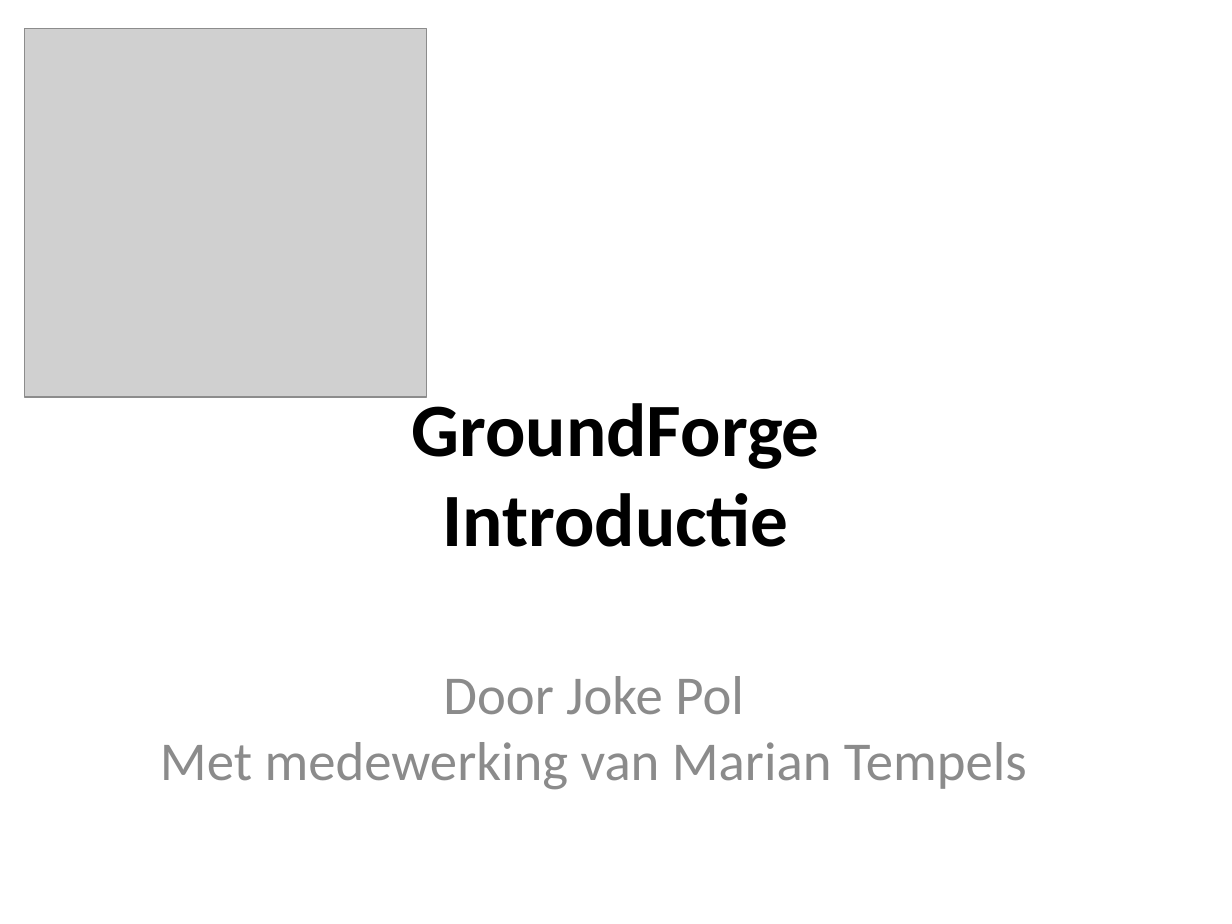
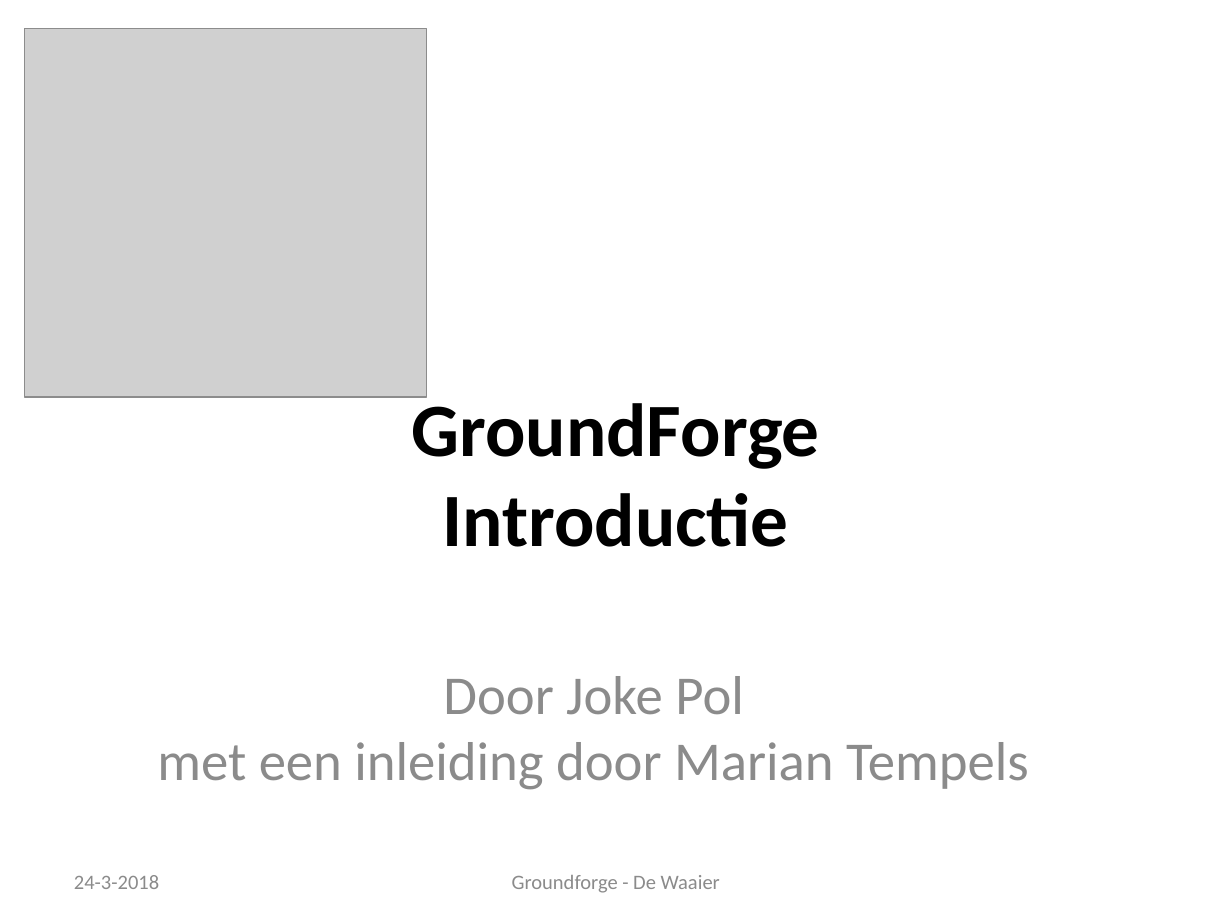
Before and after one commit to d-bl/GroundForge-help, a slide deck: slide 1 of docs/help/NL.pptx. Drawn at 1232x924 pixels with LibreOffice and Linux fonts; fonts in the diff are those of the drawing; grey boxes stand for pictures; background and template pictures are left out. Boxes give left, top, right and bottom in pixels: in the first picture for what was removed or moved away, otherwise in the second. Text is boxed around its words. In the diff, an @@ line names an element or a change of style, - is before the commit and + after.

```diff
--- a/docs/help/NL.pptx
+++ b/docs/help/NL.pptx
@@ subtitle at <box>157,676,1029,790</box>: text changed @@
-Door Joke Pol
-Met medewerking van Marian Tempels
+Door Joke Pol
+met een inleiding door Marian Tempels
@@ text added at <box>74,875,159,889</box>, 12 pt, text #8C8C8C @@
+24-3-2018
@@ text added at <box>512,875,720,893</box>, 12 pt, text #8C8C8C @@
+Groundforge - De Waaier
```
Also in this commit, not shown: 2 other slides changed, 2 slides added, 1 other file.
